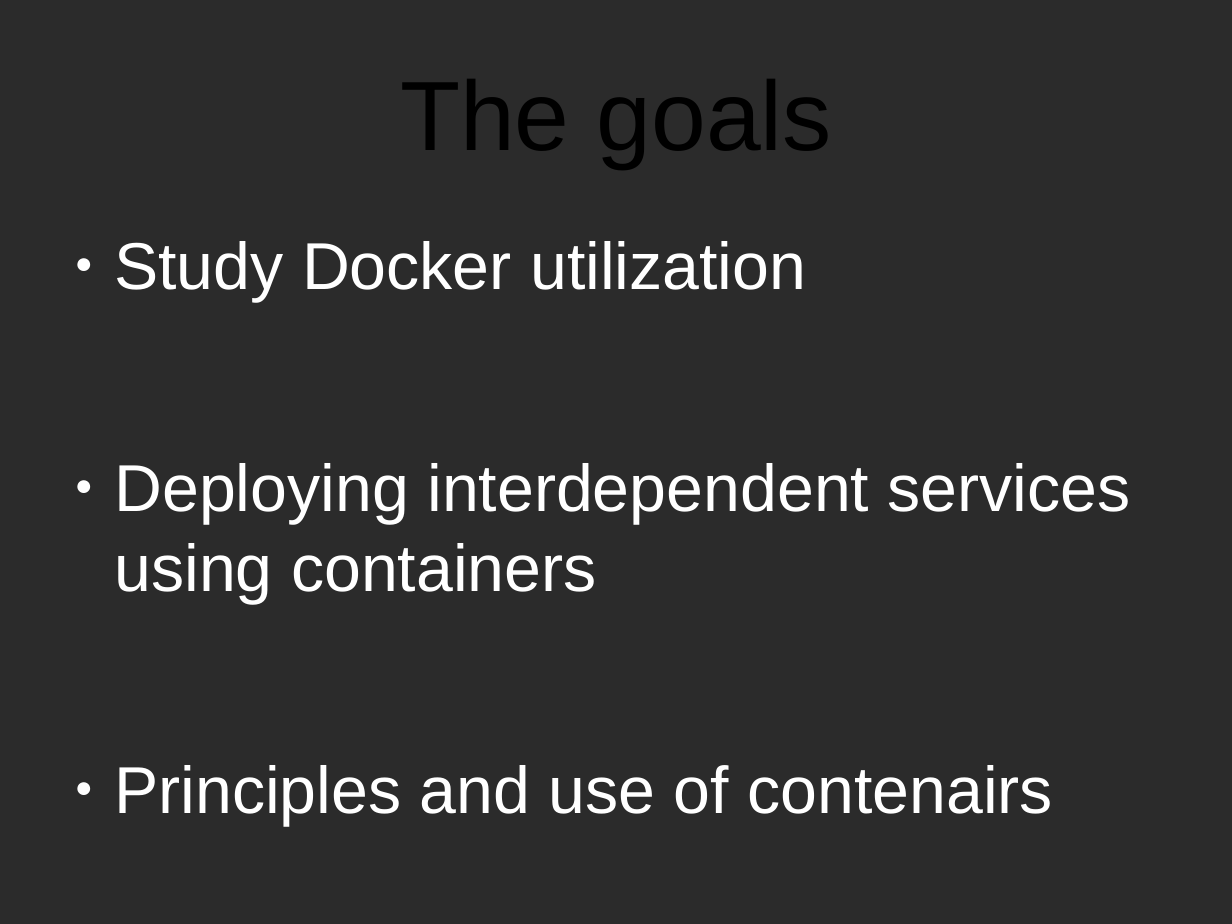
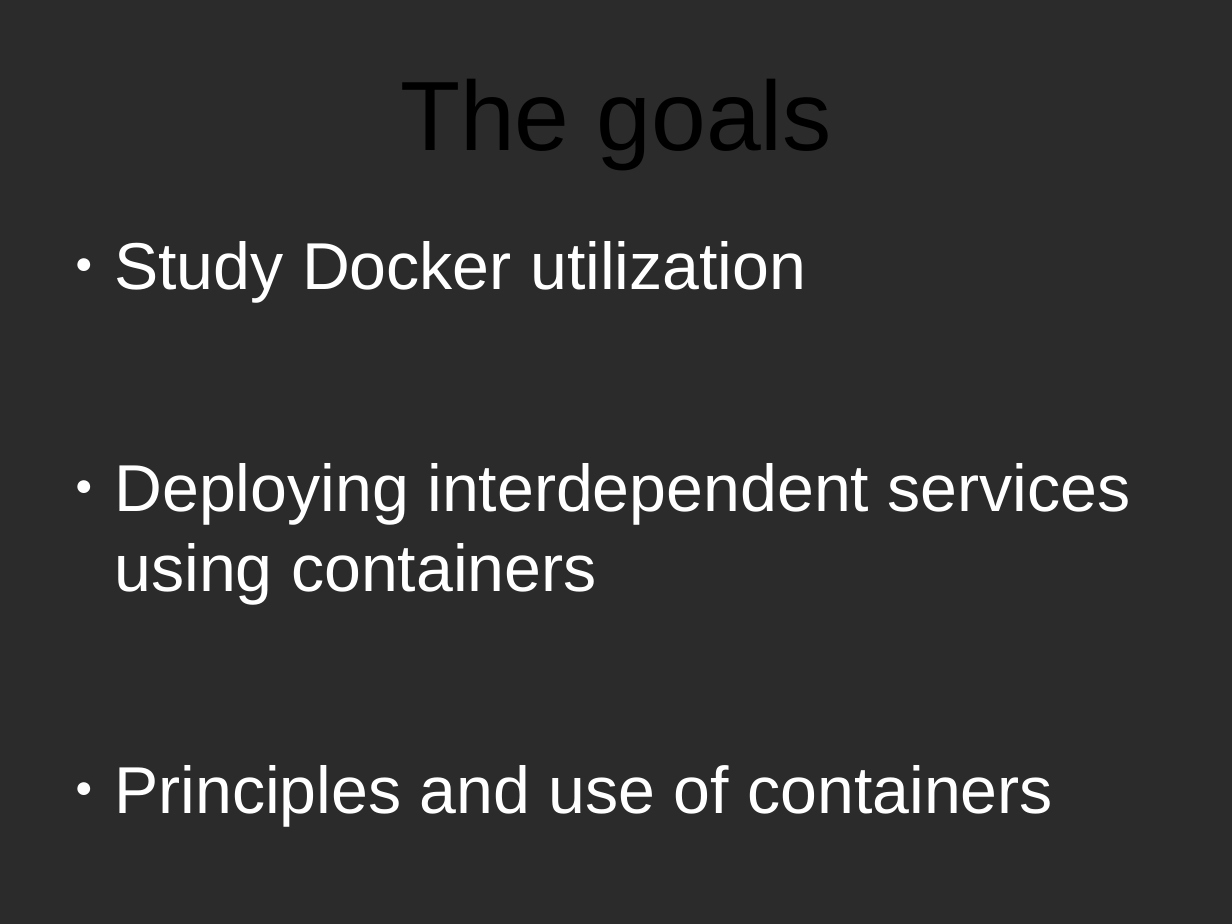
Before and after one commit to CPTmath67/anglais, a slide deck: slide 4 of presentation.odp. Drawn at 1232x924 pixels with LibreOffice and Linux fonts; fonts in the diff are those of the drawing; background and template pictures are left out; a plain dark background stands for a picture behind light text. Boxes give left, top, right and bottom in pixels: in the first picture for what was removed or moved away, otherwise in the second. Text is boxed around its words. In the diff, an @@ line names an element or a change of style, - is before the commit and + after.

```diff
--- a/presentation.odp
+++ b/presentation.odp
@@ text at (114,765,1053,826): text changed @@
-● Principles and use of contenairs
+● Principles and use of containers
```
Also in this commit, not shown: 3 other slides changed.
